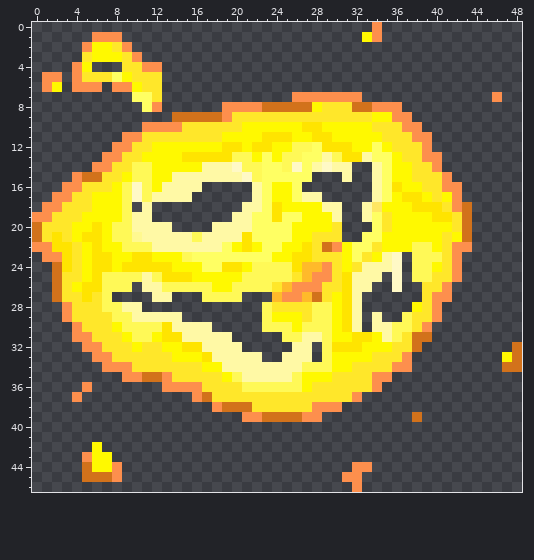
Pixel-art sprite: assets/sprites/explosion/explosion1.png. This is how it looked before the edit.
The file is 49x47 pixels.
The same view after the edit:
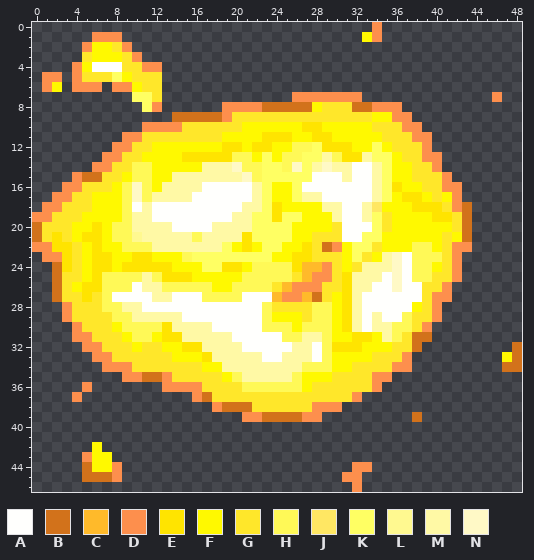
Palette (. is transparent): A #fffffd  B #d2721b  C #ffba2a  D #fd8f4d  E #ffe400  F #fff900  G #ffe72a  H #fff957  J #ffe763  K #ffff63  L #fff990  M #fff9a5  N #fff9c6
Changes in this commit:
@@ x 4..10 @@
  3 .GFFFGD
- 4 DF...GG
+ 4 DFAAAGG
  5 DGGGKFG
@@ x 0..48 @@
 13 .......DDGGFFFFEEEEEHHFKFHHKKMHEEMKKFGGDD........
-14 ......DDGGHHFFFFFMMMNHHKKHNKMNMM..MKFFGGD........
-15 ....DBBGGFHHFFMMMMMMMNHKKKKK...M..MKFFGGGD.......
-16 ...DDGGGFHNHFMMMM.....MKFFK.......MKEFFGGDD......
-17 ..DDGGFFFHNHMMMM......MKFFKMM.....MKFEEFGFD......
-18 .DDGGGFFFH.M.........MMKEFFFFMM..MJFFFEEEGDB.....
-19 DDGGGFFFFHMM........MMKKEKKFFFM..MKGFFFFEEGB.....
-20 BGGGFFEFHHMMMM....MMMMKKKKFFFFG...KGFFFFFFGB.....
-21 BGEGFEEFHHLMMMMMHMMMMEKKKKFFGGG..KKFFFFFFGFB.....
+14 ......DDGGHHFFFFFMMMNHHKKHNKMNMMAAMKFFGGD........
+15 ....DBBGGFHHFFMMMMMMMNHKKKKKAAAMAAMKFFGGGD.......
+16 ...DDGGGFHNHFMMMMAAAAAMKFFKAAAAAAAMKEFFGGDD......
+17 ..DDGGFFFHNHMMMMAAAAAAMKFFKMMAAAAAMKFEEFGFD......
+18 .DDGGGFFFHAMAAAAAAAAAMMKEFFFFMMAAMJFFFEEEGDB.....
+19 DDGGGFFFFHMMAAAAAAAAMMKKEKKFFFMAAMKGFFFFEEGB.....
+20 BGGGFFEFHHMMMMAAAAMMMMKKKKFFFFGAAAKGFFFFFFGB.....
+21 BGEGFEEFHHLMMMMMHMMMMEKKKKFFGGGAAKKFFFFFFGFB.....
 22 DDEEGFEFFHHHMMMMMMMKFEFKKFFEGBDFKKGFFFHHFGDD.....
-23 .DDEGFEEFFEEFFFHKKKKKKKKFFEEGGGFKGFMN.HHHGD......
-24 ..BEGFEEFEEEEEFFFKKEEFHHHHECCDGFGMMMN.HHFGD......
-25 ..BGGFEHHHHMHEEEFFFFFHHHHHGCDDGEMMM.N.HHGGD......
-26 ..BGFEEHHH.MMHHHHHFFHHHHGCDDDGGEMM..N..GGD.......
-27 ..BGGEGH....MM...HHHH...CDDCBGFEM......GDD.......
-28 ...DGGGHHMM............HGGGGHHFEM.....FGD........
-29 ...DGGGGHHMMMMM........HFFFGHHFEM.M..HGGD........
-30 ....DGGGFHHHHEMMMM.....HHHFHHHFEM.MMHHGD.........
-31 ....DDGGGFHHFEEMMMMM.....HHMMHFFEEFMHGBB.........
-32 .....DDGGGFGGFFEEMMMM.....MM.HEEEFFFGGB.........B
-33 ......DDGGGGGGFFFEMMMMM..MMM.HFFFFGGGD.........FB
+23 .DDEGFEEFFEEFFFHKKKKKKKKFFEEGGGFKGFMNAHHHGD......
+24 ..BEGFEEFEEEEEFFFKKEEFHHHHECCDGFGMMMNAHHFGD......
+25 ..BGGFEHHHHMHEEEFFFFFHHHHHGCDDGEMMMANAHHGGD......
+26 ..BGFEEHHHAMMHHHHHFFHHHHGCDDDGGEMMAANAAGGD.......
+27 ..BGGEGHAAAAMMAAAHHHHAAACDDCBGFEMAAAAAAGDD.......
+28 ...DGGGHHMMAAAAAAAAAAAAHGGGGHHFEMAAAAAFGD........
+29 ...DGGGGHHMMMMMAAAAAAAAHFFFGHHFEMAMAAHGGD........
+30 ....DGGGFHHHHEMMMMAAAAAHHHFHHHFEMAMMHHGD.........
+31 ....DDGGGFHHFEEMMMMMAAAAAHHMMHFFEEFMHGBB.........
+32 .....DDGGGFGGFFEEMMMMAAAAAMMAHEEEFFFGGB.........B
+33 ......DDGGGGGGFFFEMMMMMAAMMMAHFFFFGGGD.........FB
 34 .......DDDGGGGGGGFFMMMMMMMMHHHFFGGGGDD.........BB
Pixel boxes of the changes (left, top, right, bottom) in both pictures:
added: (92, 62, 122, 72)
added: (112, 162, 422, 362)
